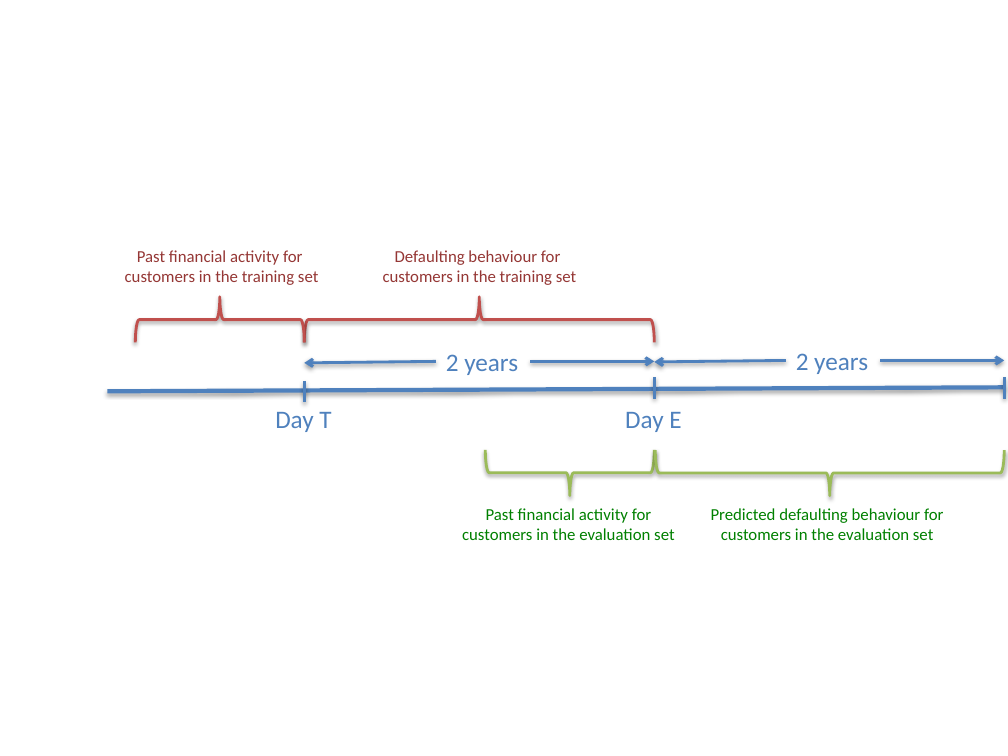
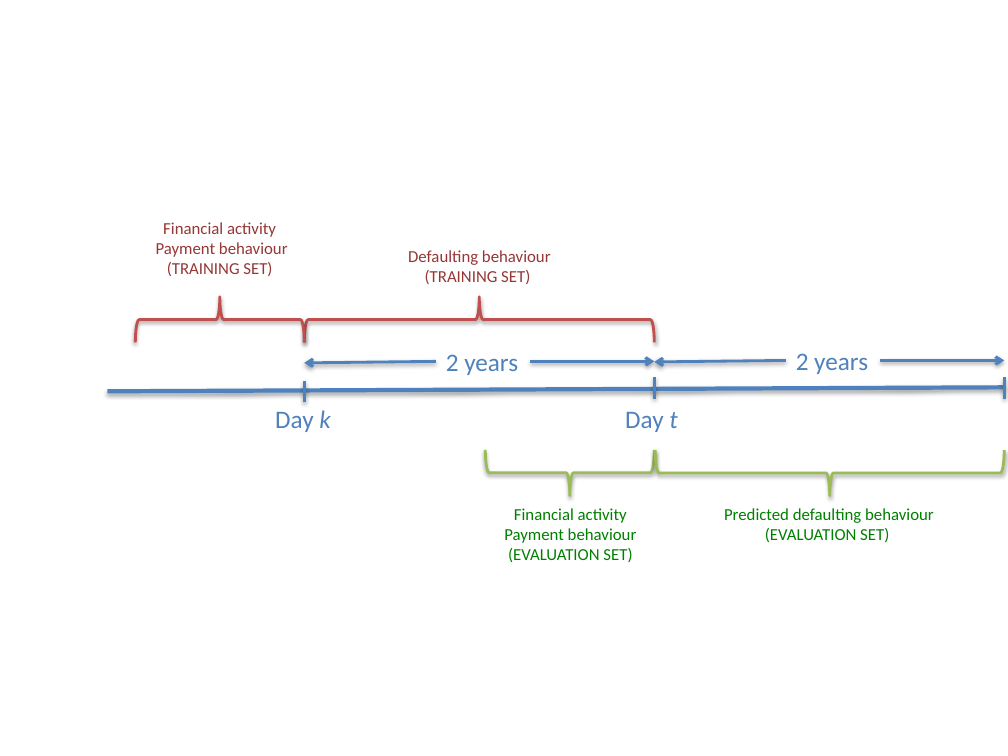
Before and after one commit to amidst/toolbox, a slide deck: slide 10 of doc/D2.1_AMIDSTModelingFramework/figures/CajaMarModelsBucket.pptx (slide 9 before the commit). Drawn at 1008x756 pixels with LibreOffice and Linux fonts; fonts in the diff are those of the drawing. Boxes give left, top, right and bottom in pixels: in the first picture for what was removed or moved away, otherwise in the second. Text is boxed around its words. In the diff, an @@ line names an element or a change of style, - is before the commit and + after.

```diff
--- a/doc/D2.1_AMIDSTModelingFramework/figures/CajaMarModelsBucket.pptx
+++ b/doc/D2.1_AMIDSTModelingFramework/figures/CajaMarModelsBucket.pptx
@@ text at box(156, 222, 288, 276): text changed @@
-Past financial activity for
-customers in the training set
+Financial activity
+Payment behaviour
+(TRAINING SET)
@@ text at box(408, 250, 551, 284): text changed @@
-Defaulting behaviour for
-customers in the training set
+Defaulting behaviour
+(TRAINING SET)
@@ text at box(275, 410, 330, 432): text changed @@
-Day T
+Day k
@@ text at box(625, 412, 677, 432): text changed @@
-Day E
+Day t
@@ text at box(504, 508, 637, 562): text changed @@
-Past financial activity for
-customers in the evaluation set
+Financial activity
+Payment behaviour
+(EVALUATION SET)
@@ text at box(724, 508, 934, 542): text changed @@
-Predicted defaulting behaviour for
-customers in the evaluation set
+Predicted defaulting behaviour
+(EVALUATION SET)
```
Also in this commit, not shown: 1 other slide changed, 1 slide added, 4 other files.
